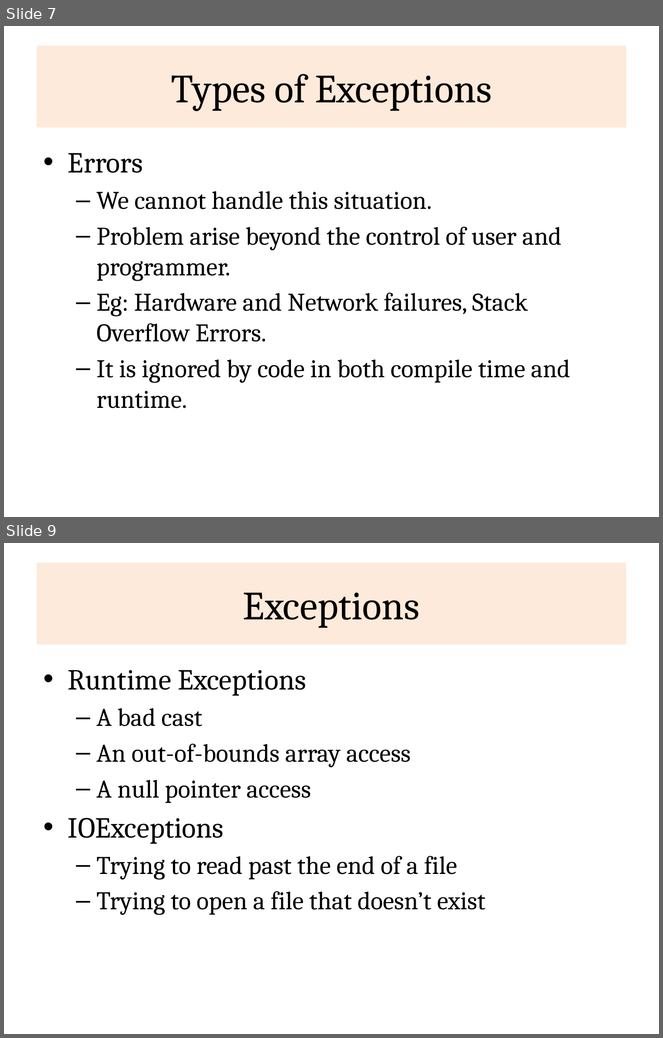
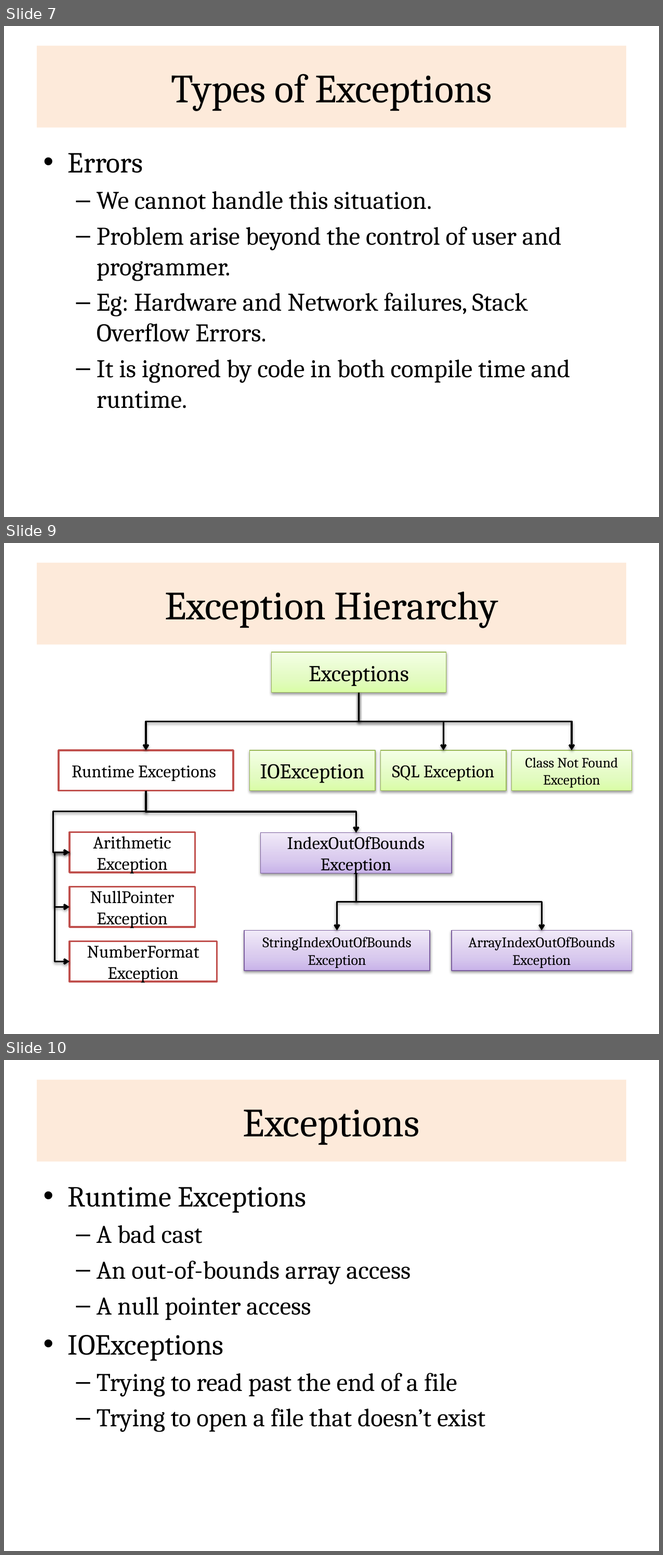
Before and after one commit to rajasekaran36/CS8392-OOPS, a slide deck: Presentations/Unit 3/CS8392-U3-1-Exceptions.pptx. Shown one above the other, each under a label of ours: slides 7 and 9 before the commit, slides 7, 9 and 10 after it; the slides between them are not shown. The pictures are 663x1038 and 663x1555 pixels, drawn with LibreOffice and Linux fonts; fonts in the diff are those of the drawing. Boxes give left, top, right and bottom in pixels: in the first picture for what was removed or moved away, otherwise in the second. Text is boxed around its words. In the diff, an @@ line names an element or a change of style, - is before the commit and + after.

```diff
--- a/Presentations/Unit 3/CS8392-U3-1-Exceptions.pptx
+++ b/Presentations/Unit 3/CS8392-U3-1-Exceptions.pptx
@@ slide 9 added at <box>4,543,659,1034</box>, background #FFFFFF @@
@@ title added at <box>37,563,626,644</box>, fill #FDEADA, 44 pt, text #000000 @@
+Exception Hierarchy
@@ rectangle added at <box>271,652,446,693</box>, fill gradient #DAFDA7 to #E4FCC2 to #F5FFE7, outline #98B955 0.75 pt, 25 pt, text #000000 @@
+Exceptions
@@ elbow arrow added from (359, 692) to (146, 750), #000000 2 pt @@
@@ elbow arrow added from (359, 692) to (572, 750), #000000 2 pt @@
@@ elbow arrow added from (359, 692) to (443, 750), #000000 2 pt @@
@@ rectangle added at <box>59,750,233,792</box>, fill #FFFFFF, outline #C0504D 2 pt, 19.4 pt, text #000000 @@
+Runtime Exceptions
@@ rectangle added at <box>249,750,375,792</box>, fill gradient #DAFDA7 to #E4FCC2 to #F5FFE7, outline #98B955 0.75 pt, 23.1 pt, text #000000 @@
+IOException
@@ rectangle added at <box>380,750,506,792</box>, fill gradient #DAFDA7 to #E4FCC2 to #F5FFE7, outline #98B955 0.75 pt, 19.4 pt, text #000000 @@
+SQL Exception
@@ rectangle added at <box>512,750,632,792</box>, fill gradient #DAFDA7 to #E4FCC2 to #F5FFE7, outline #98B955 0.75 pt, 15.6 pt, text #000000 @@
+Class Not Found Exception
@@ elbow arrow added from (146, 791) to (70, 852), #000000 2 pt @@
@@ elbow arrow added from (146, 791) to (357, 833), #000000 2 pt @@
@@ rectangle added at <box>70,833,195,873</box>, fill #FFFFFF, outline #C0504D 2 pt, 19.4 pt, text #000000 @@
+Arithmetic Exception
@@ rectangle added at <box>261,833,452,874</box>, fill gradient #C9B5E8 to #D8CBEE to #F0EAF9, outline #7D60A0 0.75 pt, 19.4 pt, text #000000 @@
+IndexOutOfBounds Exception
@@ elbow arrow added from (70, 852) to (70, 908), #000000 2 pt @@
@@ elbow arrow added from (70, 852) to (70, 962), #000000 2 pt @@
@@ elbow arrow added from (357, 873) to (337, 931), #000000 2 pt @@
@@ elbow arrow added from (357, 873) to (542, 931), #000000 2 pt @@
@@ rectangle added at <box>70,887,195,928</box>, fill #FFFFFF, outline #C0504D 2 pt, 19.4 pt, text #000000 @@
+NullPointer Exception
@@ rectangle added at <box>244,931,430,971</box>, fill gradient #C9B5E8 to #D8CBEE to #F0EAF9, outline #7D60A0 0.75 pt, 16 pt, text #000000 @@
+StringIndexOutOfBounds Exception
@@ rectangle added at <box>452,931,632,971</box>, fill gradient #C9B5E8 to #D8CBEE to #F0EAF9, outline #7D60A0 0.75 pt, 16 pt, text #000000 @@
+ArrayIndexOutOfBounds Exception
@@ rectangle added at <box>70,941,217,982</box>, fill #FFFFFF, outline #C0504D 2 pt, 19.4 pt, text #000000 @@
+NumberFormat Exception
@@ what was slide 9 is now slide 10 @@
```
Also in this commit, not shown: 3 slides changed, 7 other files.
